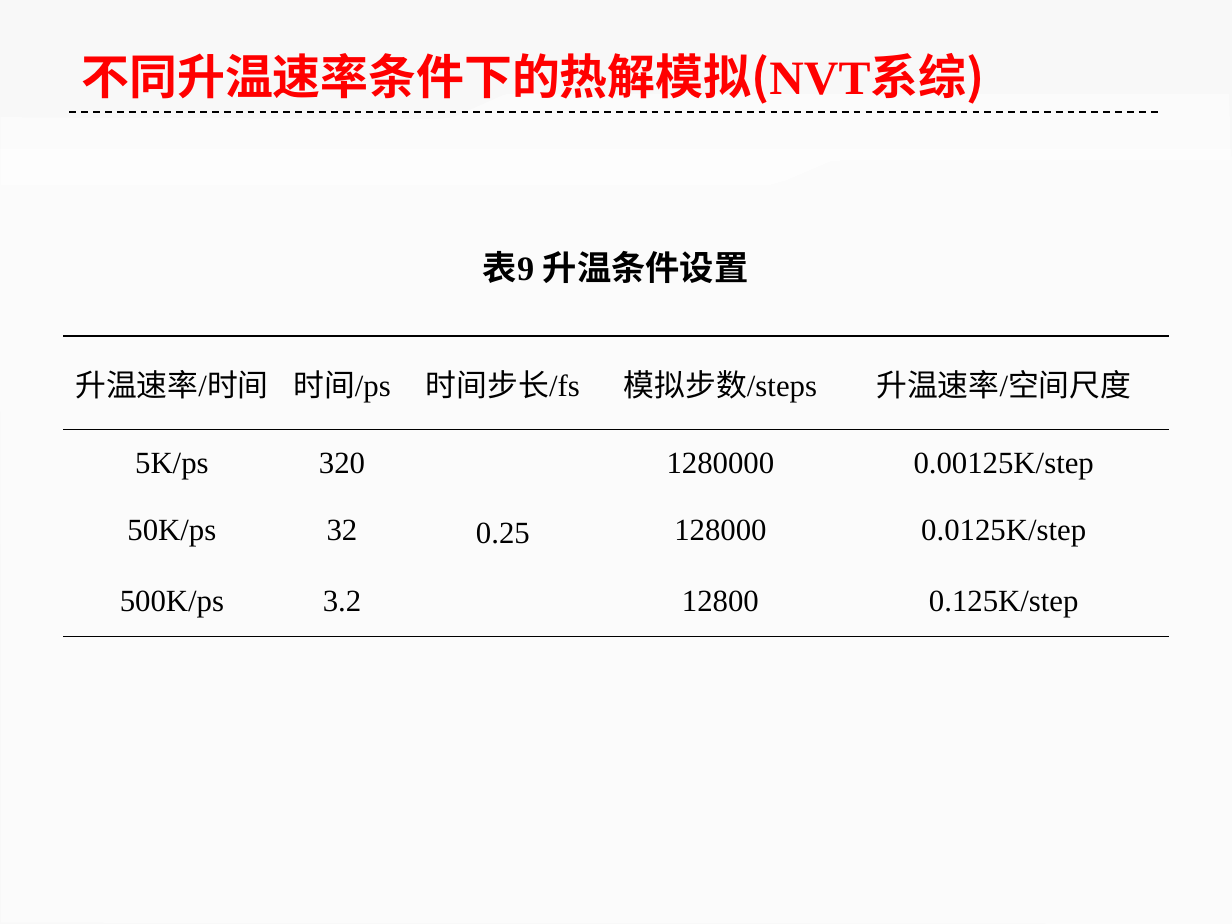
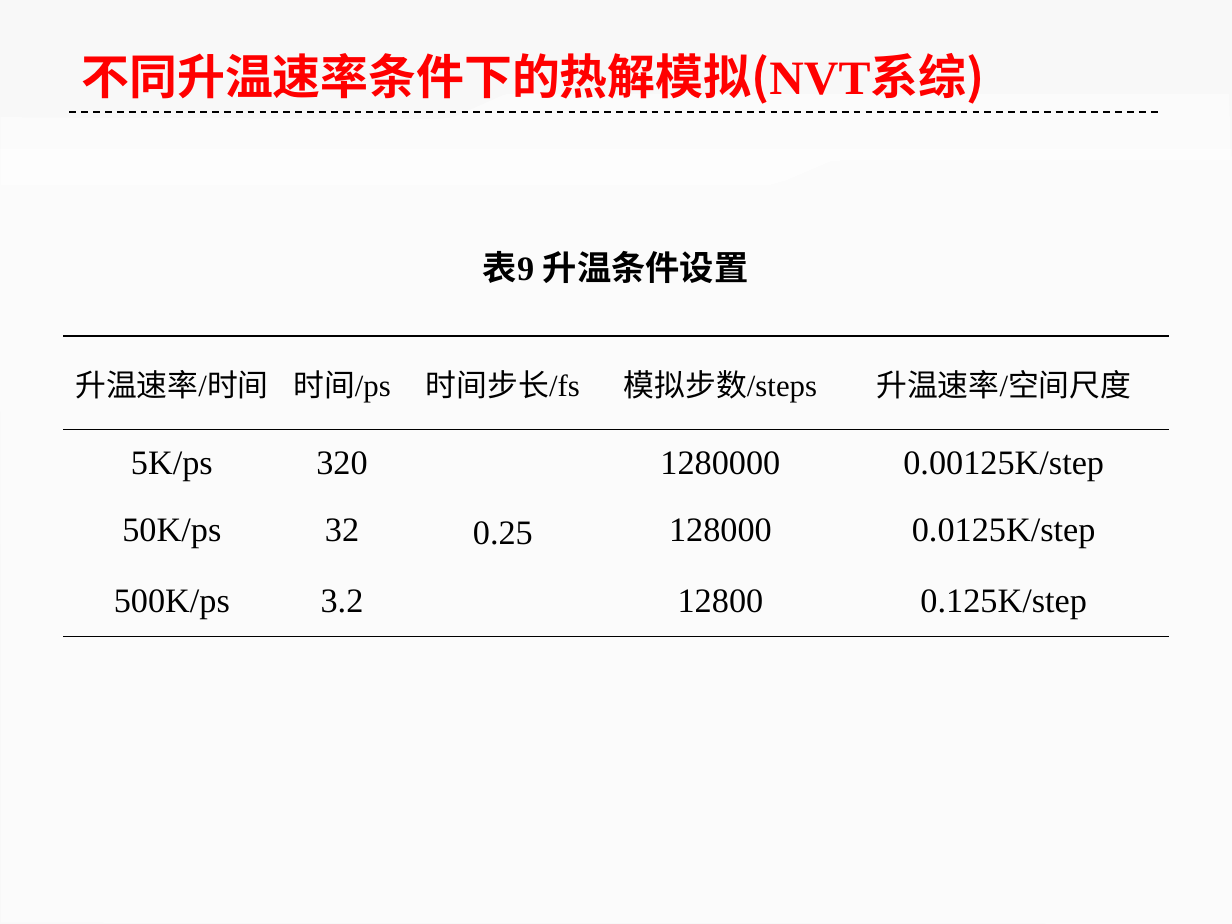
Before and after one commit to ilvcr/GraduationProject, a slide deck: slide 34 of ppt/yoghourtppt.pptx. Drawn at 1232x924 pixels with LibreOffice and Linux fonts; fonts in the diff are those of the drawing. Boxes give left, top, right and bottom in pixels: in the first picture for what was removed or moved away, otherwise in the second. Text is boxed around its words. In the diff, an @@ line names an element or a change of style, - is before the commit and + after.

```diff
--- a/ppt/yoghourtppt.pptx
+++ b/ppt/yoghourtppt.pptx
@@ table at (63,336,1169,637) @@
@@ size 18 to 20 pt in "5K/ps", "320", "0.25", "1280000" and 9 more places @@
```
Also in this commit, not shown: 5 other slides changed.
